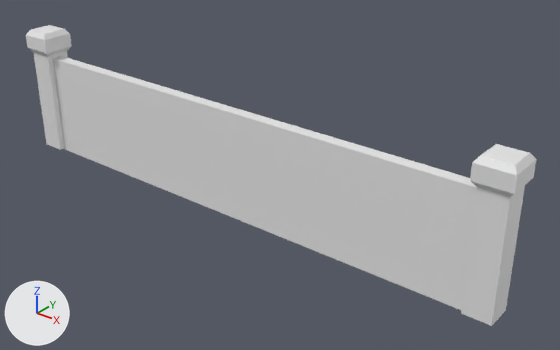
Two versions of the FBX model Assets/Project/Art/Environment/Kit Jardins/SM_Bareer.fbx, one commit apart.
Rendered twice from a camera (50 mm lens) standing at (-20.86, -5.57, 4.11) and looking at (-25.51, 0.24, 0.5). Lighting does not change. The marker at lower left points along +X, +Y and +Z. Where no turn or scale is listed for an object, it has been applied to the vertices.

In view in the first picture: 'SM_Bareer'.
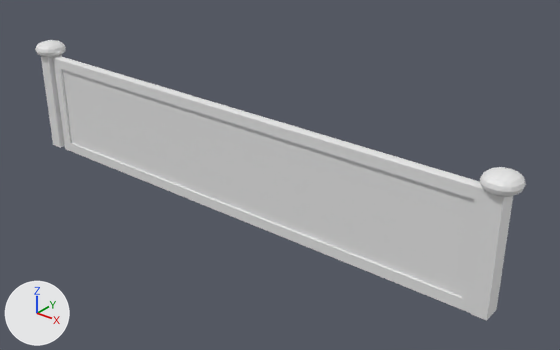
The change, as a diff of the scene's bpy script:
```diff
--- a/Assets/Project/Art/Environment/Kit Jardins/SM_Bareer.fbx.py
+++ b/Assets/Project/Art/Environment/Kit Jardins/SM_Bareer.fbx.py
@@ me_sm_bareer @@
 # used by ob_sm_bareer; location = (-25.994, -0.002, -0.019)
-me_sm_bareer.from_pydata(...)  # 48 vertices, 42 faces; spans x -3.2..3.18, y -0.19..0.19, z 0.0..1.56
+me_sm_bareer.from_pydata(...)  # 244 vertices, 232 faces; spans x -3.18..3.18, y -0.17..0.19, z 0.0..1.41
+# me_sm_bareer part 1: the loose piece of 8 vertices spanning x -2.87..2.92, y -0.07..0.06, z 0.0..1.23 is rebuilt with 32 vertices and now spans x -2.87..2.92, y -0.06..0.05, z 0.0..1.24
+# me_sm_bareer part 2: a new loose piece of 98 vertices spanning x 2.82..3.18, y -0.17..0.19, z 1.21..1.41
+# me_sm_bareer part 3: a new loose piece of 98 vertices spanning x -3.18..-2.82, y -0.17..0.19, z 1.21..1.41
+# me_sm_bareer part 4
+# 40 vertices are removed from x -3.2..3.18, y -0.19..0.19, z 0.02..1.56
+# 36 faces are deleted
+# 8 vertices are added at x -3.07..2.92, y -0.1..0.1, z 0.02..1.27
+# 8 new vertices lie (0.15, 0.0, 0.0) away from vertices in x -3.07..2.92, y -0.1..0.1, z 0.02..1.27
+# 10 new faces join them
```

Location of each change, [x1, y1, x2, y2] in pixels of the pictures (560 x 350 px):
'SM_Bareer', reshaped (7% shorter): before [26, 25, 537, 326]; after [35, 40, 526, 321]
part 1 of me_sm_bareer, rebuilt: before [53, 56, 477, 310]; after [53, 56, 486, 313]
part 2 of me_sm_bareer, added: after [480, 167, 526, 197]
part 3 of me_sm_bareer, added: after [35, 40, 66, 58]
part 4 of me_sm_bareer, cut back: before [26, 25, 537, 326]; after [41, 55, 513, 321]
